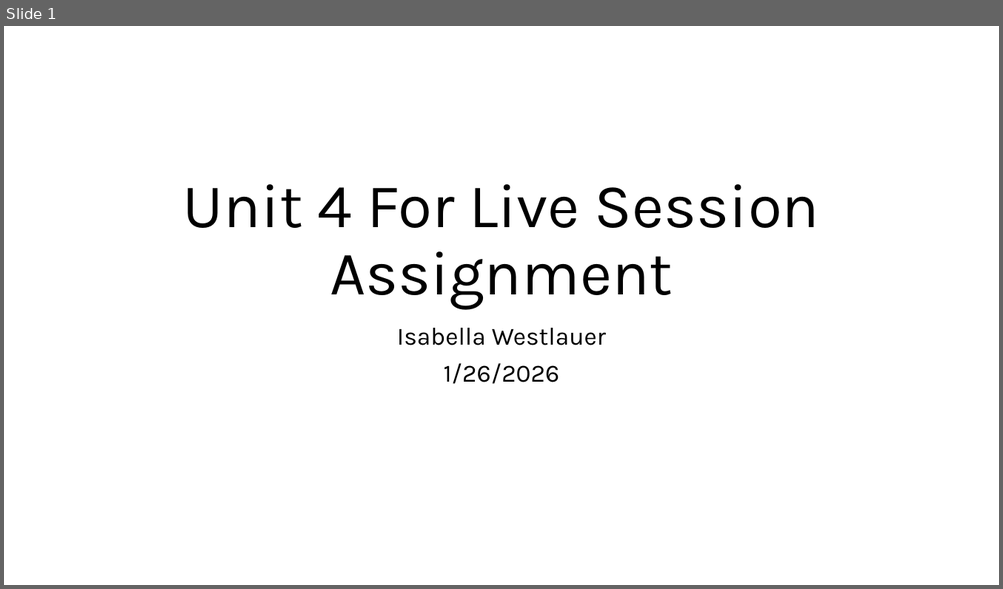
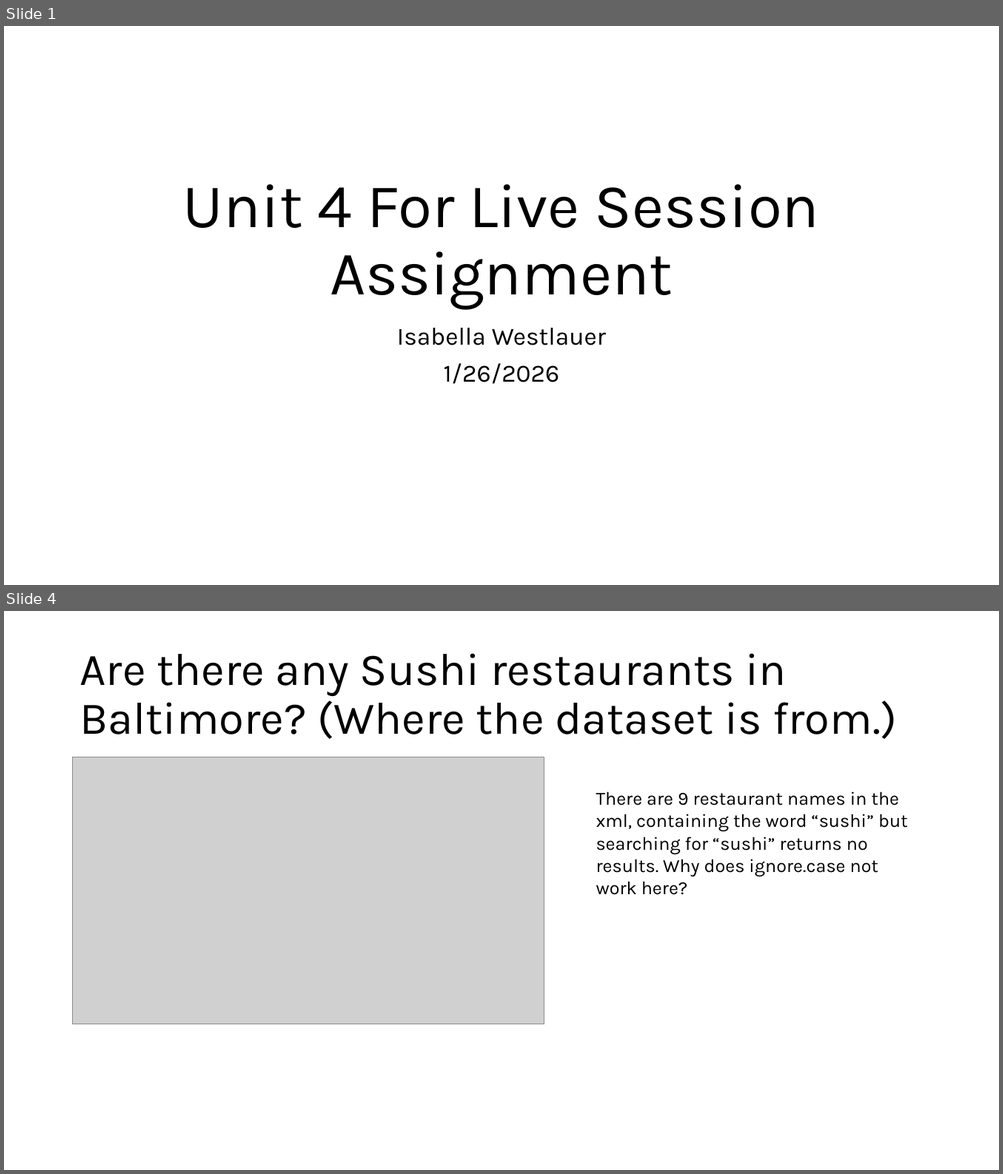
Before and after one commit to Iwestlauer/doing_data_science, a slide deck: Unit 4 Tidyverse/Isabella_Westlauer_FLS_Unit4.pptx. Shown one above the other, each under a label of ours: slide 1 before the commit, slides 1 and 4 after it; the slides between them are not shown. The pictures are 1003x589 and 1003x1174 pixels, drawn with LibreOffice and Linux fonts; fonts in the diff are those of the drawing; grey boxes stand for pictures. Boxes give left, top, right and bottom in pixels: in the first picture for what was removed or moved away, otherwise in the second. Text is boxed around its words. In the diff, an @@ line names an element or a change of style, - is before the commit and + after.

```diff
--- a/Unit 4 Tidyverse/Isabella_Westlauer_FLS_Unit4.pptx
+++ b/Unit 4 Tidyverse/Isabella_Westlauer_FLS_Unit4.pptx
@@ slide 4 added at (4, 611, 999, 1170), background #FFFFFF @@
@@ title added at (79, 653, 896, 739), 44 pt, text #000000 @@
+Are there any Sushi restaurants in Baltimore? (Where the dataset is from.)
@@ picture added at (73, 758, 544, 1025) @@
@@ text added at (596, 792, 908, 895), 18 pt, text #000000 @@
+There are 9 restaurant names in the xml, containing the word “sushi” but searching for “sushi” returns no results. Why does ignore.case not work here?
```
Also in this commit, not shown: 4 slides changed, 9 other slides added, 2 slides removed, 7 other files.
